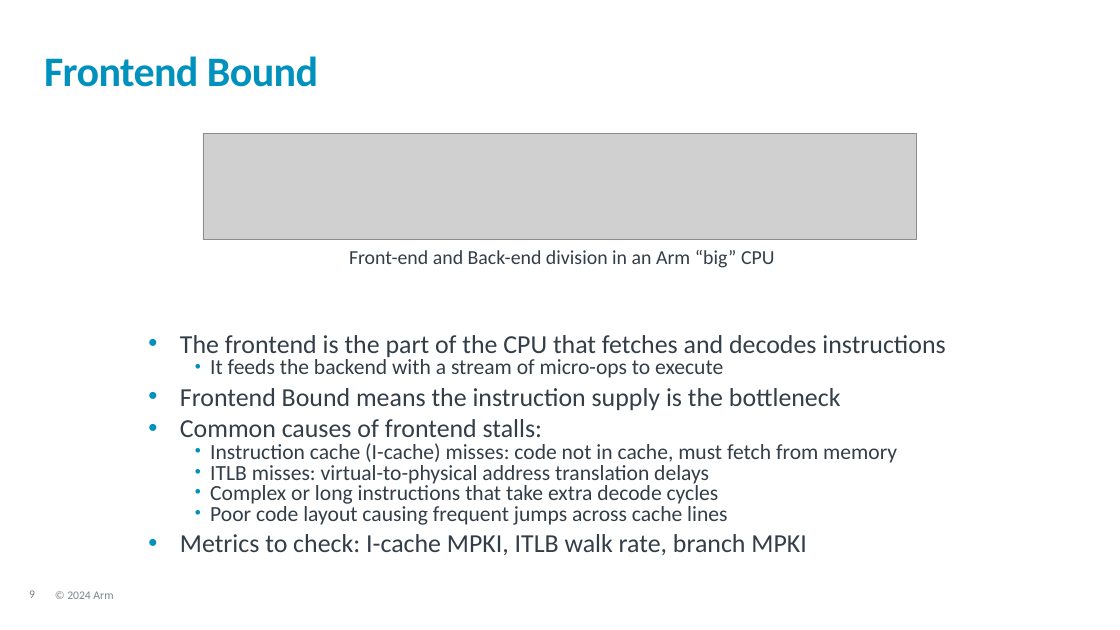
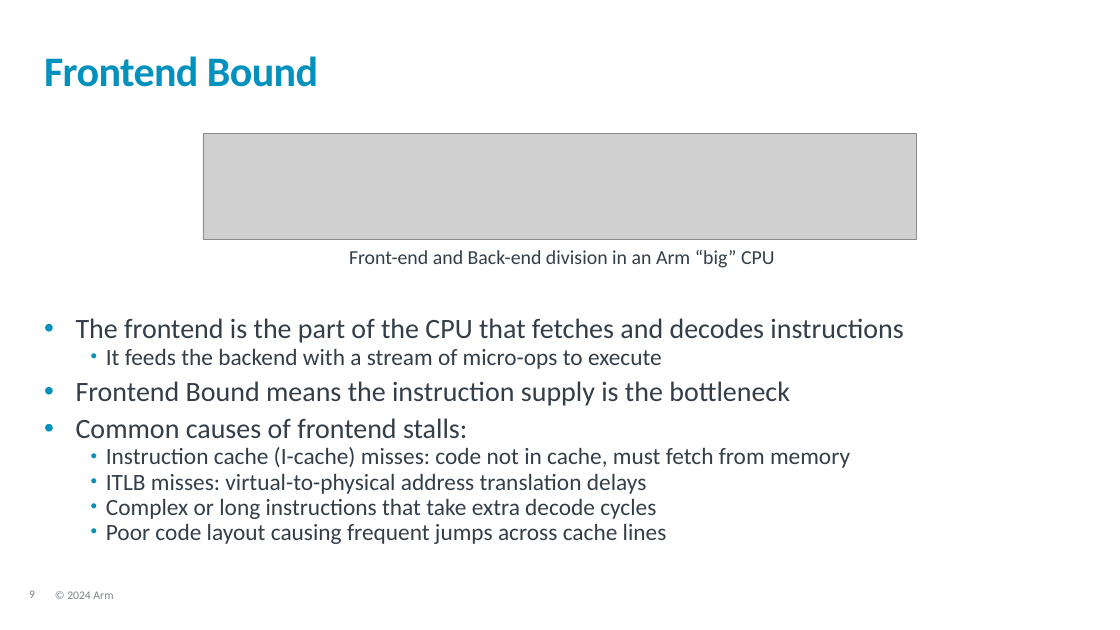
Before and after one commit to OliverGrainge/Arm-Total-Performance, a slide deck: slide 9 of slides.pptx. Drawn at 1120x630 pixels with LibreOffice and Linux fonts; fonts in the diff are those of the drawing; grey boxes stand for pictures; background and template pictures are left out. Boxes give left, top, right and bottom in pixels: in the first picture for what was removed or moved away, otherwise in the second. Text is boxed around its words. In the diff, an @@ line names an element or a change of style, - is before the commit and + after.

```diff
--- a/slides.pptx
+++ b/slides.pptx
@@ text "The frontend is the part ...": place and size @@
-text "The frontend is the part ..." at <box>180,335,945,555</box>
+text "The frontend is the part ..." at <box>76,318,903,544</box>
@@ text "The frontend is the part ..." at <box>76,318,903,544</box>: size 22.2 to 24 pt in "The frontend is the part of the ...", "Frontend Bound means the instruction supply is ...", "Common causes of frontend stalls:"; size 18.5 to 20 pt in "It feeds the backend with a stream ...", "Instruction cache (I-cache) misses: code not in ...", "ITLB misses: virtual-to-physical address translation delays", "Complex or long instructions that take extra ..." and 1 more places; line spacing 0.8 to 0.9 @@
@@ text at <box>180,534,806,555</box>: paragraph removed @@
-• Metrics to check: I-cache MPKI, ITLB walk rate, branch MPKI
```
Also in this commit, not shown: 12 other slides changed.
